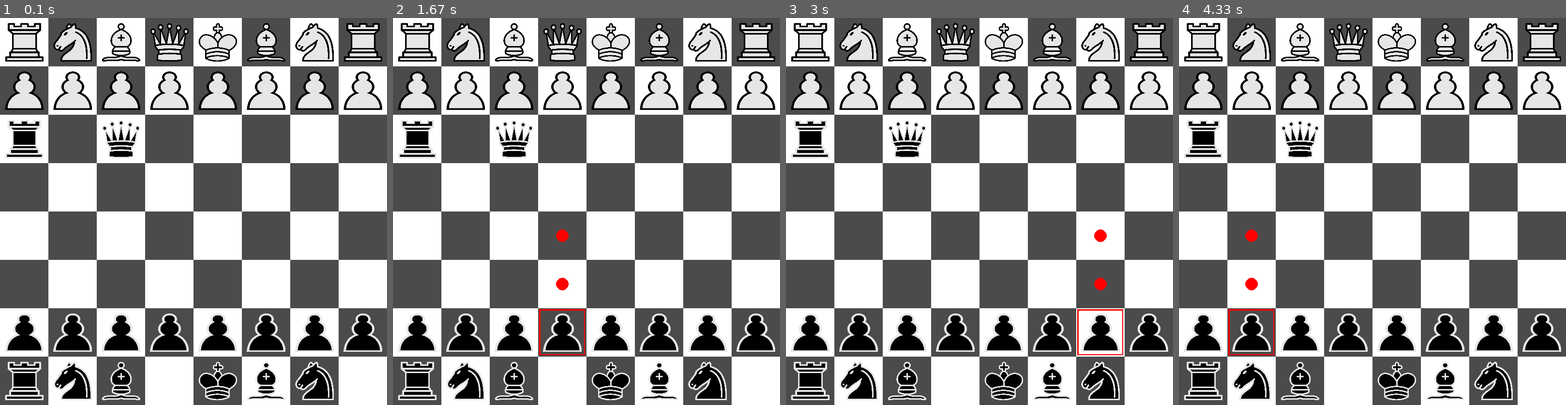
Above: before the commit, frames 1-4 (left to right).
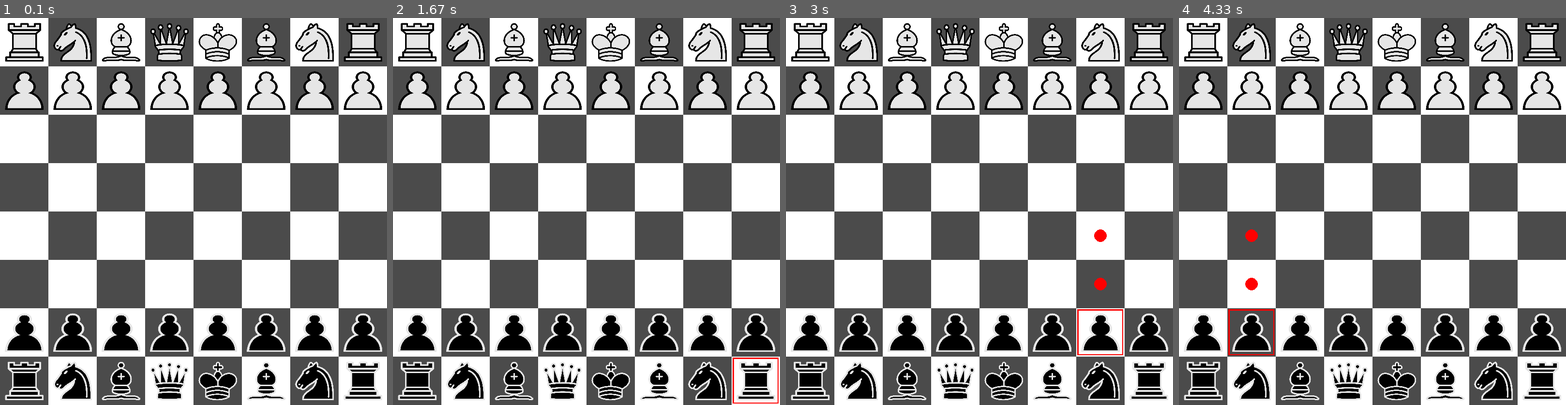
Above: after the commit, the same moments.

Repository: craiglobo1/Chess-PyGame
Game: pygame game, started from main.py
Two runs of this game, one before a commit and one after it. Both use one fixed random seed, a clock stepped at 60 frames per second and the inputs below.
Inputs (mouse positions are in pixels of both pictures, inside the frame that each line leads up to):
- Up to frame 1 (0.1 s): no input
- Up to frame 2 (1.67 s): click (644, 76) at 0.88 s; press the mouse at (644, 76) at 1.2 s; move the mouse to (605, 196) at 1.3 s; release the mouse at (567, 312) at 1.43 s; click (733, 358) at 1.55 s
- Up to frame 3 (3 s): press the mouse at (1126, 358) at 1.87 s; move the mouse to (1118, 335) at 1.97 s; release the mouse at (1114, 312) at 2.1 s
- Up to frame 4 (4.33 s): click (1256, 354) at 4.05 s

The runs differ from the first frame. In frame 1, 2.6% of the frame differs, in the area x 1-99%, y 26-99%; in frame 2, 3.1%, in the area x 1-100%, y 26-100%; in frame 3, 2.6%; in frame 4, 2.6%.

Commit message:
added x and y

Diff:
--- a/board.py
+++ b/board.py
@@ -7,9 +7,11 @@
     def __init__(self):
         self.board = self.piecesInit()
         self.moves = []
-        self.movePiece([7,7],[2,0])
-        self.movePiece([7,3],[2,2])
-
+        self.killed = []
+        self.OldPos = None
+        # self.movePiece([7,7],[2,0])
+        # self.movePiece([7,3],[2,2])
+        self.dt  = 0.1
 
         self.selectedPiece = None
         self.playerTurn = "b"
@@ -66,16 +68,14 @@
 
 
     def movePiece(self, pos1, pos2):
-        if self.board[pos1[0]][pos1[1]]:
-            self.board[pos1[0]][pos1[1]].row = pos2[0]
-            self.board[pos1[0]][pos1[1]].col = pos2[1]
+        self.OldPos = tuple(pos1)
         if self.board[pos2[0]][pos2[1]]:
             self.board[pos2[0]][pos2[1]].row = pos1[0]
-            self.board[pos2[0]][pos2[1]].col = pos1[0]
+            self.board[pos2[0]][pos2[1]].col = pos1[1]
 
-        temp = self.board[pos1[0]][pos1[1]]
-        self.board[pos1[0]][pos1[1]] = self.board[pos2[0]][pos2[1]]
-        self.board[pos2[0]][pos2[1]] = temp
+        self.board[pos2[0]][pos2[1]] = self.board[pos1[0]][pos1[1]]
+        if self.OldPos:
+            self.killed.append(self.OldPos)
 
 
     def getBoardPos(self,point):
--- a/pieces.py
+++ b/pieces.py
@@ -6,6 +6,7 @@
     def __init__(self,row,col,color):
         self.row = row
         self.col = col
+        self.x,self.y = self.col*boxsize,self.row*boxsize
         self.selected = False
 
         if color == "w":
@@ -19,20 +20,35 @@
 
     def draw(self,win):
         if self.selected:
-            pg.draw.rect(win,(255,0,0),(self.col*boxsize+5//2,self.row*boxsize+5//2,boxsize-5,boxsize-5))
+            pg.draw.rect(win,(255,0,0),(self.x+5//2,self.y+5//2,boxsize-5,boxsize-5))
             ls = 10
 
             if isBlackCell([self.row,self.col]):
-                pg.draw.rect(win,(75,75,75),(self.col*boxsize+ls//2,self.row*boxsize+ls//2,boxsize-ls,boxsize-ls))
+                pg.draw.rect(win,(75,75,75),(self.x+ls//2,self.y+ls//2,boxsize-ls,boxsize-ls))
             else:
-                pg.draw.rect(win,(255,255,255),(self.col*boxsize+ls//2,self.row*boxsize+ls//2,boxsize-ls,boxsize-ls))
+                pg.draw.rect(win,(255,255,255),(self.x+ls//2,self.y+ls//2,boxsize-ls,boxsize-ls))
         else:
             if isBlackCell([self.row,self.col]):
-                pg.draw.rect(win,(75,75,75),(self.col*boxsize,self.row*boxsize,boxsize,boxsize))
+                pg.draw.rect(win,(75,75,75),(self.x,self.y,boxsize,boxsize))
             else:
-                pg.draw.rect(win,(255,255,255),(self.col*boxsize,self.row*boxsize,boxsize,boxsize))
-
-        win.blit(self.img,(self.col*boxsize+padding//2, self.row*boxsize+padding//2))
+                pg.draw.rect(win,(255,255,255),(self.x,self.y,boxsize,boxsize))
+
+        win.blit(self.img,(self.x+padding//2, self.y+padding//2))
+
+    def movePiece(self,win, pos2,dt):
+        duration = 12
+        if dt >= duration:
+            self.x = pos2[0]
+            self.y = pos2[1]
+            return None
+        perDone = dt / duration
+        xChange = int((pos2[0] - self.x)*perDone)
+        yChange = int((pos2[1] - self.y)*perDone)
+        self.x = self.x + xChange
+        self.y = self.y + yChange
+
+        dt += 1/60
+        return dt
 
     def setSelected(self,selected):
         self.selected = selected
--- a/testMovement.py
+++ b/testMovement.py
@@ -4,17 +4,20 @@
     def __init__(self) -> None:
         self.x = 100
         self.y = 100
+        self.moving = False
 
-    def moveBall(win, pos1,pos2,dt):
-        duration = 1
+    def moveBall(self, win, pos2,dt):
+        duration = 12
         if dt >= duration:
+            self.x = pos2[0]
+            self.y = pos2[1]
             return None
         perDone = dt / duration
-        xChange = int((pos2[0] - pos1[0])*perDone)
-        yChange = int((pos2[1] - pos1[1])*perDone)
-        ans = (pos1[0]+ xChange,pos1[1]+ yChange)
+        xChange = int((pos2[0] - self.x)*perDone)
+        yChange = int((pos2[1] - self.y)*perDone)
+        self.x = self.x + xChange
+        self.y = self.y + yChange
 
-        pg.draw.circle(win,(255,0,0),ans,15)
         dt += 1/60
         return dt
 
@@ -24,6 +27,7 @@
 pg.display.set_caption("platformer")
 clock = pg.time.Clock()
 running = True
+ball = Ball()
 dt = 0.1
 while running:
     clock.tick(60)
@@ -34,7 +38,8 @@
                 running = False
 
     if dt:
-        dt = moveBall(win,(100,100),(201,458),dt)
+        dt = ball.moveBall(win,(201,458),dt)
+    pg.draw.circle(win,(255,0,0),(ball.x,ball.y),15)
 
     pg.display.flip()
     win.fill((0,0,0))
